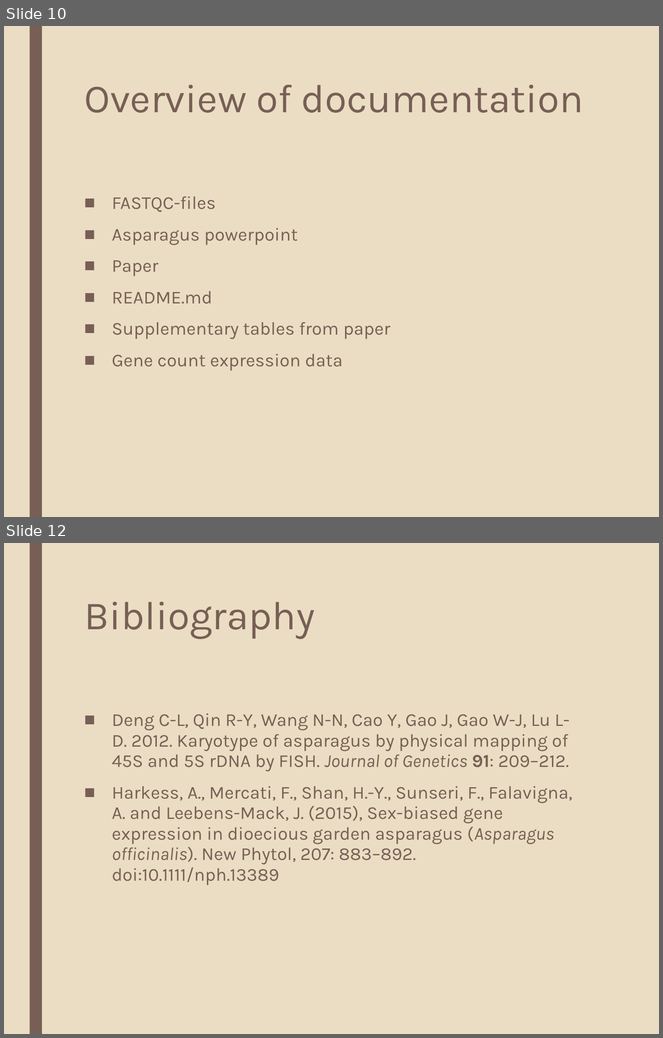
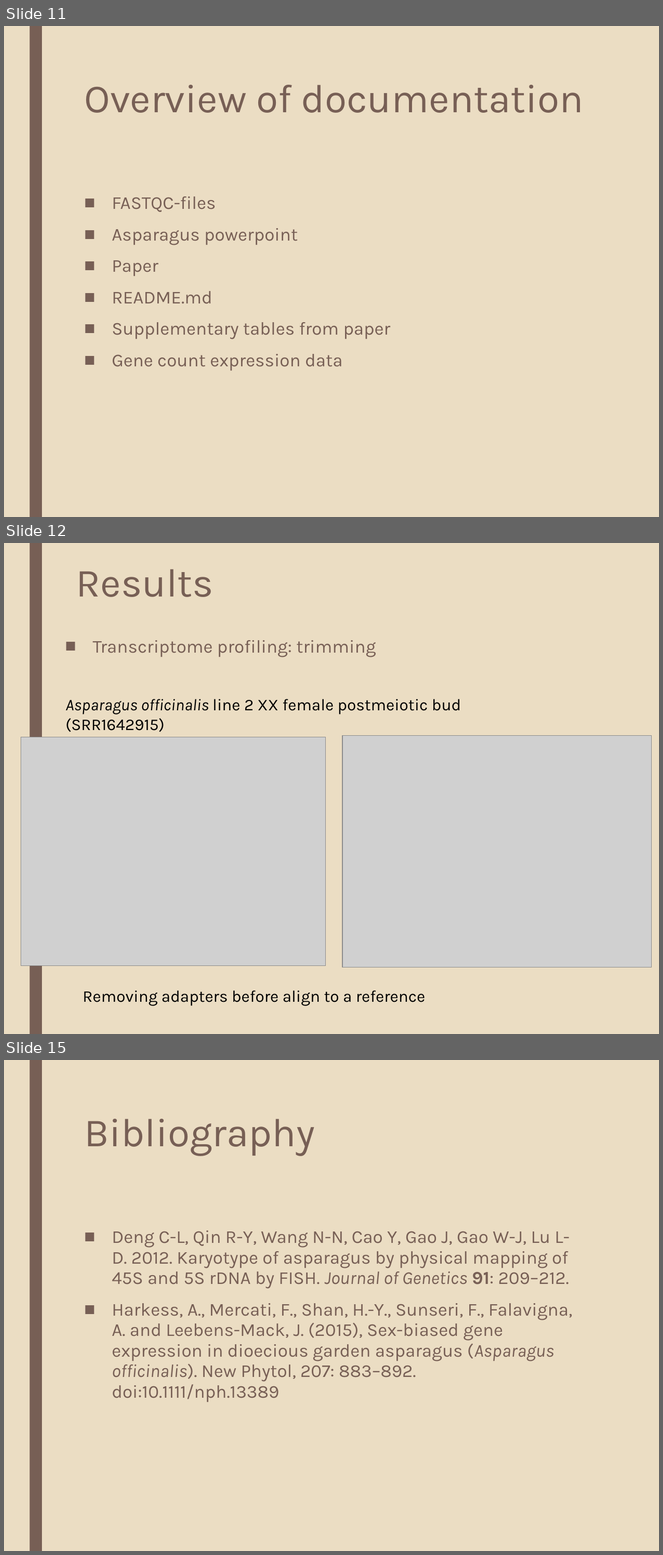
Before and after one commit to katholan/BCB546X-Spring2017_Valerin_final_project, a slide deck: asparagus.pptx. Shown one above the other, each under a label of ours: slides 10 and 12 before the commit, slides 11, 12 and 15 after it; the slides between them are not shown. The pictures are 663x1038 and 663x1555 pixels, drawn with LibreOffice and Linux fonts; fonts in the diff are those of the drawing; grey boxes stand for pictures. Boxes give left, top, right and bottom in pixels: in the first picture for what was removed or moved away, otherwise in the second. Text is boxed around its words. In the diff, an @@ line names an element or a change of style, - is before the commit and + after.

Commit message:
transcriptome profiling added

```diff
--- a/asparagus.pptx
+++ b/asparagus.pptx
@@ slide 12 added at bbox=[4, 543, 659, 1034], background #EBDDC3; not listed: 1 template element that a slide beside it also shows @@
@@ title added at bbox=[76, 569, 214, 597], 44 pt, text #775F55 @@
+Results
@@ text added at bbox=[93, 640, 376, 657], 20 pt, text #775F55 @@
+■ Transcriptome profiling: trimming
@@ text added at bbox=[65, 699, 461, 732], 18 pt, text #000000 @@
+Asparagus officinalis line 2 XX female postmeiotic bud (SRR1642915)
@@ picture added at bbox=[21, 737, 326, 966] @@
@@ picture added at bbox=[343, 735, 652, 967] @@
@@ text added at bbox=[83, 991, 425, 1006], 18 pt, text #000000 @@
+Removing adapters before align to a reference
@@ what was slide 10 is now slide 11 @@
@@ what was slide 12 is now slide 15 @@
```
Also in this commit, not shown: 4 slides changed, 4 other slides added, 2 slides removed.
